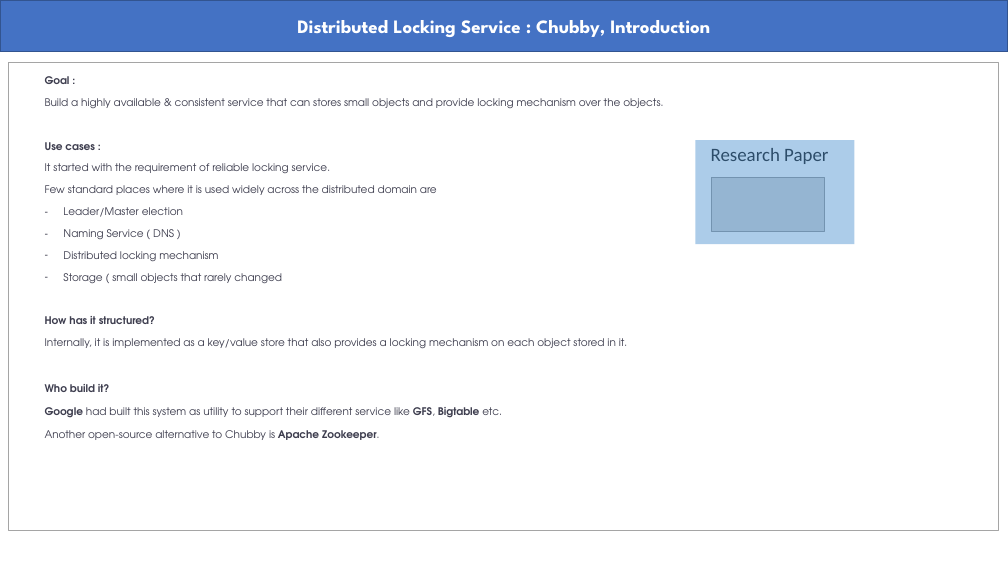
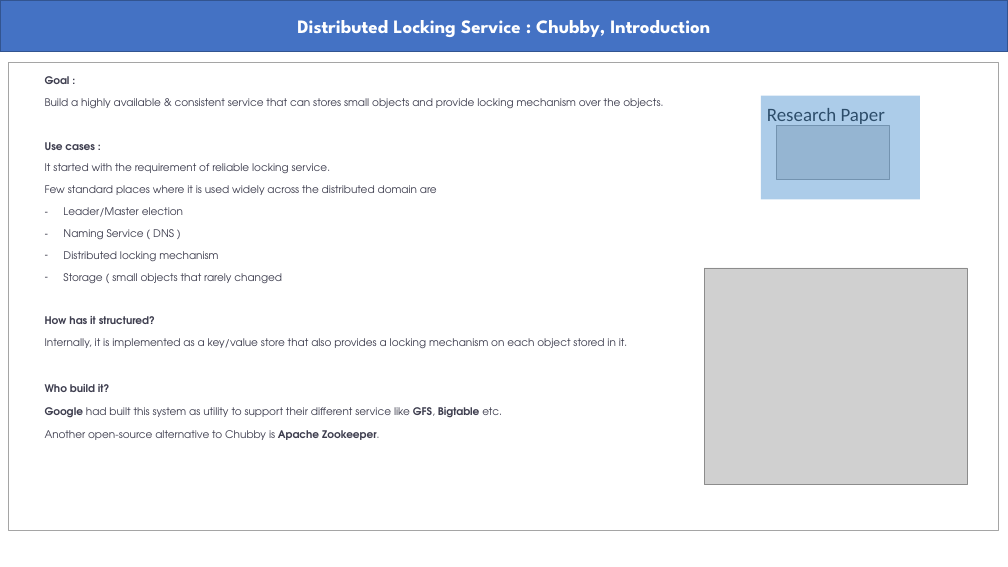
Before and after one commit to abmishra1234/Advanced-System-Design, a slide deck: slide 1 of Chubby.pptx (slide 2 before the commit). Drawn at 1008x567 pixels with LibreOffice and Linux fonts; fonts in the diff are those of the drawing; grey boxes stand for pictures. Boxes give left, top, right and bottom in pixels: in the first picture for what was removed or moved away, otherwise in the second. Text is boxed around its words. In the diff, an @@ line names an element or a change of style, - is before the commit and + after.

Commit message:
Updated part of the content for better presentation and understandability of content.

```diff
--- a/Chubby.pptx
+++ b/Chubby.pptx
@@ text "Research Paper": place and size @@
-text "Research Paper" at bbox=[711, 148, 828, 164]
+text "Research Paper" at bbox=[767, 108, 885, 127]
@@ rectangle: place and size @@
-rectangle at bbox=[696, 140, 854, 244]
+rectangle at bbox=[761, 95, 920, 200]
@@ picture added at bbox=[777, 126, 890, 179] @@
@@ picture removed at bbox=[712, 178, 825, 231] @@
@@ picture added at bbox=[705, 268, 968, 484] @@
```
Also in this commit, not shown: 1 other file.
